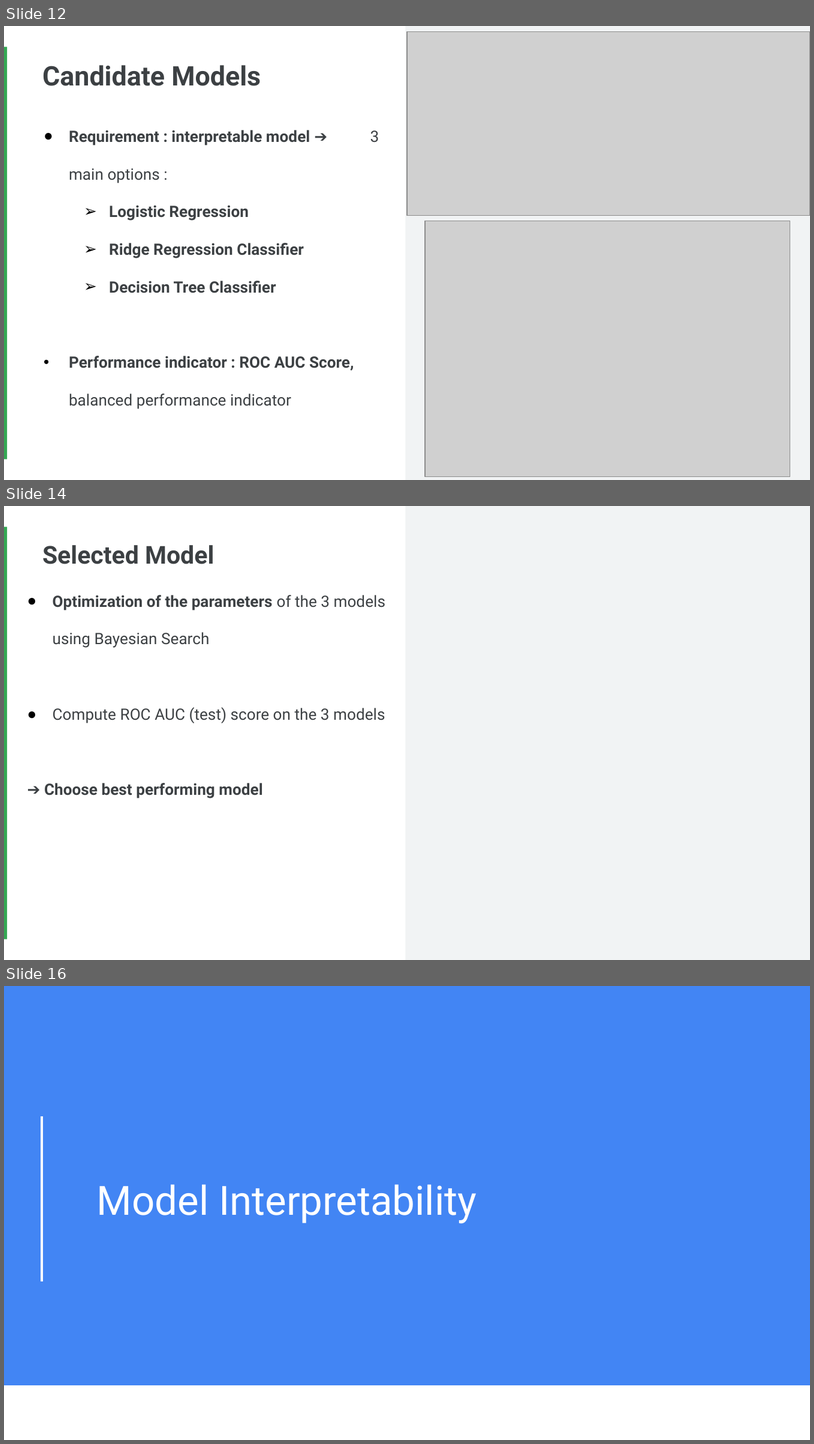
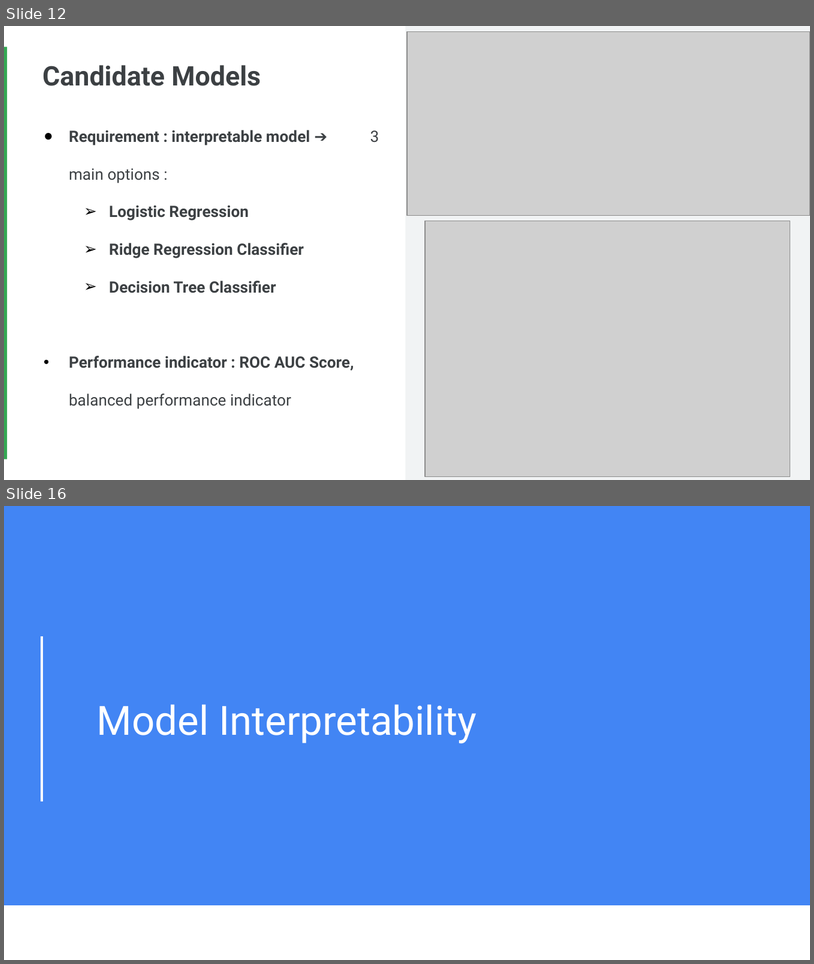
Before and after one commit to Faskill/Borrower-Scoring-Algorithm, a slide deck: P4_02_Presentation.pptx. Shown one above the other, each under a label of ours: slides 12, 14 and 16 before the commit, slides 12 and 16 after it; the slides between them are not shown. The pictures are 814x1444 and 814x964 pixels, drawn with LibreOffice and Linux fonts; fonts in the diff are those of the drawing; grey boxes stand for pictures. Boxes give left, top, right and bottom in pixels: in the first picture for what was removed or moved away, otherwise in the second. Text is boxed around its words. In the diff, an @@ line names an element or a change of style, - is before the commit and + after.

```diff
--- a/P4_02_Presentation.pptx
+++ b/P4_02_Presentation.pptx
@@ slide 14 removed at [4,506,810,960], background #FFFFFF; not listed: 2 template elements that a slide beside it also shows @@
@@ title removed at [42,545,214,564] @@
-Selected Model
@@ text removed at [44,595,386,798] @@
-● Optimization of the parameters of the 3 models using Bayesian Search
-● Compute ROC AUC (test) score on the 3 models
-➔ Choose best performing model
```
Also in this commit, not shown: 5 slides changed, 1 slide added, 4 other files.
